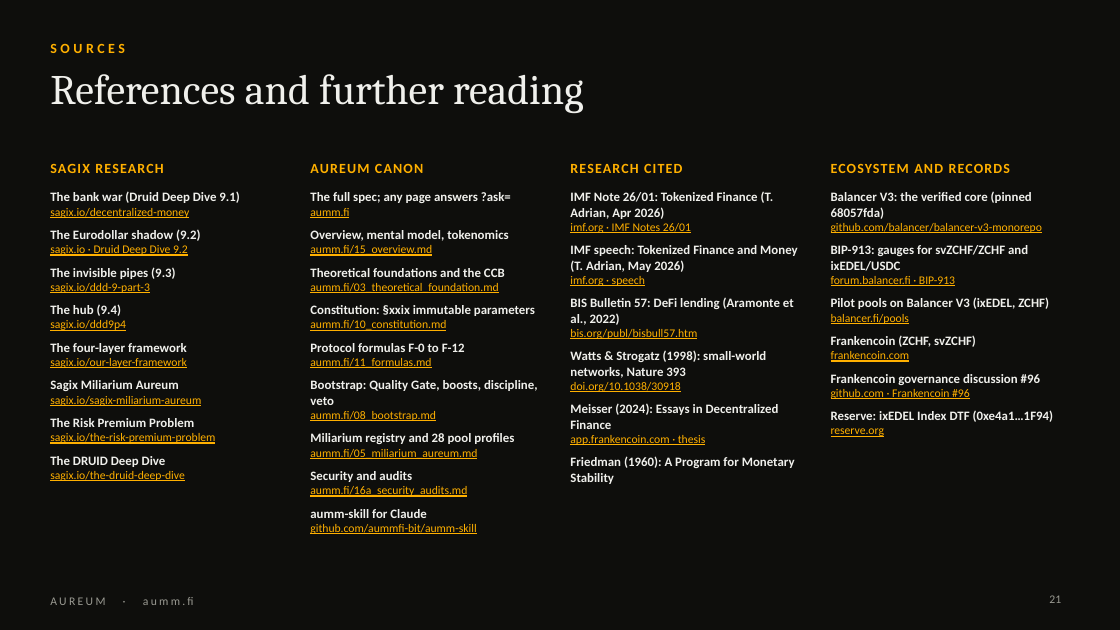
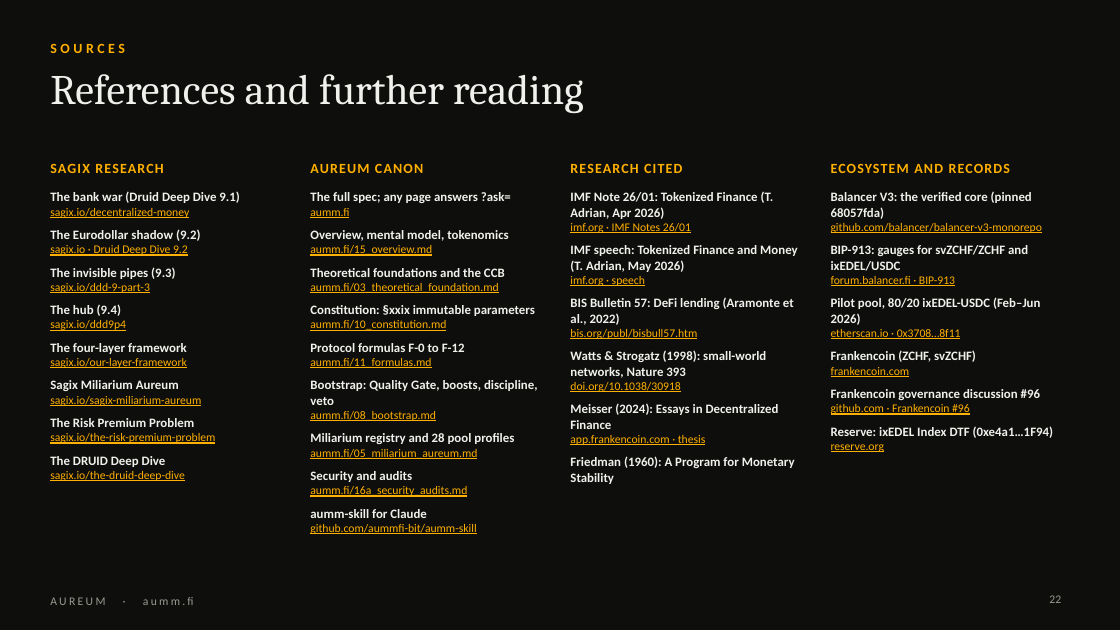
Before and after one commit to aummfi-bit/aumm-site, a slide deck: slide 22 of decks/Aureum_Intro_Nevin.pptx (slide 21 before the commit). Drawn at 1120x630 pixels with LibreOffice and Linux fonts; fonts in the diff are those of the drawing. Boxes give left, top, right and bottom in pixels: in the first picture for what was removed or moved away, otherwise in the second. Text is boxed around its words. In the diff, an @@ line names an element or a change of style, - is before the commit and + after.

```diff
--- a/decks/Aureum_Intro_Nevin.pptx
+++ b/decks/Aureum_Intro_Nevin.pptx
@@ text at bbox=[831, 297, 1041, 339]: text changed @@
-Pilot pools on Balancer V3 (ixEDEL, ZCHF)
-balancer.fi/pools
+Pilot pool, 80/20 ixEDEL-USDC (Feb–Jun 2026)
+etherscan.io · 0x3708…8f11
```
Also in this commit, not shown: 10 other slides changed, 1 slide added, 1 other file.
